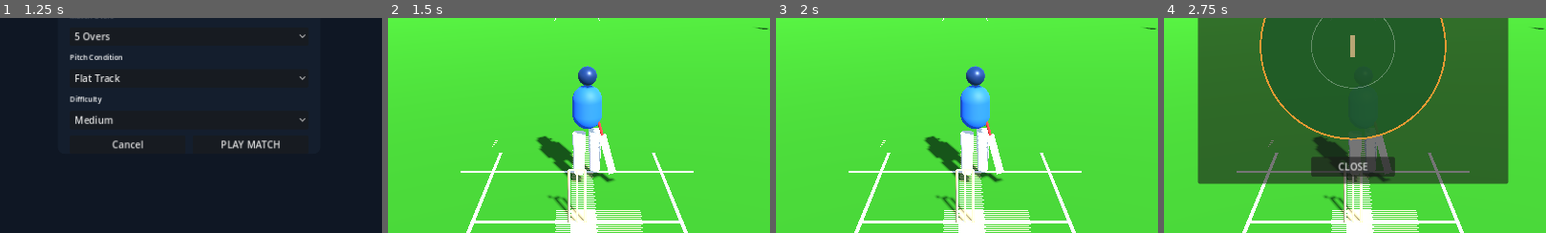
Above: before the commit, frames 1-4 (left to right).
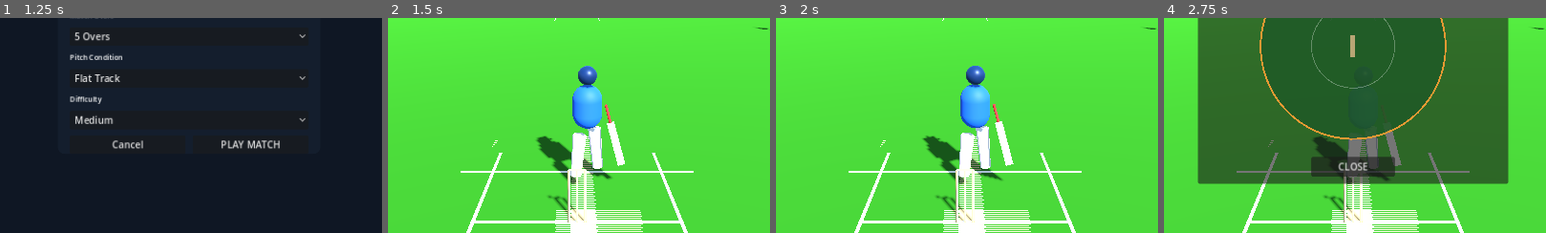
Above: after the commit, the same moments.

Repository: tomkamath-creator/cricket
Game: Godot game, scene res://scenes/main_menu.tscn
Two runs of this game, one before a commit and one after it. Both use one fixed random seed, a clock stepped at 60 frames per second and the inputs below.
Inputs:
- Up to frame 1 (1.25 s): click "QUICK MATCH" at 0.5 s
- Up to frame 2 (1.5 s): click "PLAY MATCH" at 1.25 s
- Up to frame 3 (2 s): no input
- Up to frame 4 (2.75 s): click "Wagon Wheel" at 2 s
The pictures show only the part of the screen within x 25-75%, y 48-98%; the shares and areas given below are measured in that part.

Frame 1 is identical in both runs. In frame 2, 1.8% of the frame differs, in the area x 39-62%, y 22-78%; in frame 3, 1.9%, in the area x 38-63%, y 22-78%; in frame 4, 1.0%.

Commit message:
feat: modern high-energy app logo icon and procedural batsman idle stance with bat tapping cycle

Diff:
--- a/icon.svg
+++ b/icon.svg
@@ -1,7 +1,93 @@
-<svg xmlns="http://www.w3.org/2000/svg" width="128" height="128" viewBox="0 0 128 128">
-  <rect width="128" height="128" rx="24" fill="#0c1626"/>
-  <circle cx="64" cy="64" r="44" fill="#b31217" stroke="#e02b30" stroke-width="4"/>
-  <path d="M 36,44 Q 64,64 92,84" stroke="#ffffff" stroke-width="3" stroke-dasharray="4,3" fill="none"/>
-  <path d="M 38,46 Q 66,66 94,86" stroke="#ffffff" stroke-width="3" stroke-dasharray="4,3" fill="none"/>
-  <circle cx="64" cy="64" r="5" fill="#f5f7fa"/>
+<svg xmlns="http://www.w3.org/2000/svg" width="512" height="512" viewBox="0 0 512 512">
+  <defs>
+    <!-- Background Gradient -->
+    <linearGradient id="bgGrad" x1="0%" y1="0%" x2="100%" y2="100%">
+      <stop offset="0%" stop-color="#0a1128"/>
+      <stop offset="50%" stop-color="#001f54"/>
+      <stop offset="100%" stop-color="#034078"/>
+    </linearGradient>
+
+    <!-- Golden Accent Gradient -->
+    <linearGradient id="goldGrad" x1="0%" y1="0%" x2="100%" y2="100%">
+      <stop offset="0%" stop-color="#FFE066"/>
+      <stop offset="40%" stop-color="#F2A900"/>
+      <stop offset="100%" stop-color="#D47A00"/>
+    </linearGradient>
+
+    <!-- Ball Flame Gradient -->
+    <radialGradient id="ballGrad" cx="35%" cy="35%" r="65%">
+      <stop offset="0%" stop-color="#FF5252"/>
+      <stop offset="50%" stop-color="#D32F2F"/>
+      <stop offset="100%" stop-color="#7B1113"/>
+    </radialGradient>
+
+    <!-- Electric Lightning / Seam Glow -->
+    <linearGradient id="electricGrad" x1="0%" y1="0%" x2="100%" y2="0%">
+      <stop offset="0%" stop-color="#00F0FF"/>
+      <stop offset="50%" stop-color="#7000FF"/>
+      <stop offset="100%" stop-color="#FF007A"/>
+    </linearGradient>
+
+    <!-- Filter for Glow -->
+    <filter id="neonGlow" x="-20%" y="-20%" width="140%" height="140%">
+      <feGaussianBlur stdDeviation="8" result="blur"/>
+      <feMerge>
+        <feMergeNode in="blur"/>
+        <feMergeNode in="SourceGraphic"/>
+      </feMerge>
+    </filter>
+  </defs>
+
+  <!-- App Rounded Shield Icon Frame -->
+  <rect width="512" height="512" rx="108" fill="url(#bgGrad)"/>
+  <rect x="12" y="12" width="488" height="488" rx="98" fill="none" stroke="url(#goldGrad)" stroke-width="6" opacity="0.85"/>
+
+  <!-- Stadium Floodlight Rays Behind -->
+  <path d="M 60,0 L 256,220 L 140,0 Z" fill="#ffffff" opacity="0.04"/>
+  <path d="M 452,0 L 256,220 L 372,0 Z" fill="#ffffff" opacity="0.04"/>
+  <path d="M 256,256 m -180,0 a 180,180 0 1,0 360,0 a 180,180 0 1,0 -360,0" fill="none" stroke="url(#electricGrad)" stroke-width="4" opacity="0.4" stroke-dasharray="14,10"/>
+
+  <!-- Crossed Cricket Bats in 3D Angle -->
+  <g id="bats" filter="url(#neonGlow)">
+    <!-- Left Bat -->
+    <path d="M 120,400 L 280,150 L 305,166 L 145,416 Z" fill="url(#goldGrad)"/>
+    <path d="M 292,158 L 340,82 L 354,91 L 306,167 Z" fill="#2c3e50"/>
+    <path d="M 334,92 L 346,73 L 358,81 L 346,100 Z" fill="#e74c3c"/>
+
+    <!-- Right Bat -->
+    <path d="M 392,400 L 232,150 L 207,166 L 367,416 Z" fill="url(#goldGrad)"/>
+    <path d="M 220,158 L 172,82 L 158,91 L 206,167 Z" fill="#2c3e50"/>
+    <path d="M 178,92 L 166,73 L 154,81 L 166,100 Z" fill="#e74c3c"/>
+  </g>
+
+  <!-- Electric Speed Ball in Center Forefront -->
+  <g id="cricketBall">
+    <!-- Ball Motion Blur Arc -->
+    <path d="M 150,310 A 130,130 0 0,1 360,310" fill="none" stroke="#00F0FF" stroke-width="12" stroke-linecap="round" opacity="0.65" filter="url(#neonGlow)"/>
+
+    <!-- Red Leather Cricket Ball -->
+    <circle cx="256" cy="225" r="74" fill="url(#ballGrad)" stroke="#FFE066" stroke-width="3"/>
+
+    <!-- Stitched Seam -->
+    <path d="M 205,178 Q 256,225 307,272" stroke="#FFFFFF" stroke-width="5" stroke-dasharray="7,5" fill="none"/>
+    <path d="M 209,174 Q 260,221 311,268" stroke="#FFE066" stroke-width="2" fill="none" opacity="0.8"/>
+
+    <!-- Ball Specular Highlight -->
+    <ellipse cx="230" cy="195" rx="20" ry="12" transform="rotate(-30 230 195)" fill="#FFFFFF" opacity="0.45"/>
+  </g>
+
+  <!-- High-Energy Lightning Strike -->
+  <polygon points="256,90 270,165 245,175 275,260 230,185 252,175" fill="#00F0FF" filter="url(#neonGlow)"/>
+
+  <!-- Bold Metallic Typography: CRICSTRIKE 3D -->
+  <g id="logoText">
+    <!-- Drop Shadow -->
+    <text x="256" y="445" font-family="'Impact', 'Arial Black', sans-serif" font-size="52" font-weight="900" font-style="italic" letter-spacing="3" text-anchor="middle" fill="#000000" opacity="0.75">CRICSTRIKE</text>
+    <!-- Foreground Text -->
+    <text x="256" y="440" font-family="'Impact', 'Arial Black', sans-serif" font-size="52" font-weight="900" font-style="italic" letter-spacing="3" text-anchor="middle" fill="url(#goldGrad)" stroke="#111111" stroke-width="2">CRICSTRIKE</text>
+
+    <!-- 3D Pill Badge -->
+    <rect x="206" y="458" width="100" height="34" rx="8" fill="#FF1744" stroke="#FFE066" stroke-width="2"/>
+    <text x="256" y="482" font-family="'Impact', 'Arial Black', sans-serif" font-size="22" font-weight="bold" font-style="italic" letter-spacing="4" text-anchor="middle" fill="#FFFFFF">3D</text>
+  </g>
 </svg>
--- a/scenes/batsman.tscn
+++ b/scenes/batsman.tscn
@@ -55,33 +55,40 @@
 
 [node name="Batsman" type="Node3D" node_paths=PackedStringArray("bat_node")]
 script = ExtResource("1_batting")
-bat_node = NodePath("BatPivot")
+bat_node = NodePath("Torso/RightArm/BatPivot")
 
 [node name="Torso" type="MeshInstance3D" parent="."]
 transform = Transform3D(1, 0, 0, 0, 1, 0, 0, 0, 1, 0, 1.15, 0)
 mesh = SubResource("Mesh_Torso")
 
-[node name="Head" type="MeshInstance3D" parent="."]
-transform = Transform3D(1, 0, 0, 0, 1, 0, 0, 0, 1, 0, 1.62, 0)
+[node name="Head" type="MeshInstance3D" parent="Torso"]
+transform = Transform3D(1, 0, 0, 0, 1, 0, 0, 0, 1, 0, 0.47, 0)
 mesh = SubResource("Mesh_Head")
 
+[node name="RightArm" type="Node3D" parent="Torso"]
+transform = Transform3D(0.965926, -0.258819, 0, 0.258819, 0.965926, 0, 0, 0, 1, 0.24, 0.15, 0.05)
+
+[node name="RightArmMesh" type="MeshInstance3D" parent="Torso/RightArm"]
+transform = Transform3D(1, 0, 0, 0, 1, 0, 0, 0, 1, 0, -0.22, 0)
+mesh = SubResource("Mesh_Handle")
+
+[node name="BatPivot" type="Node3D" parent="Torso/RightArm"]
+transform = Transform3D(1, 0, 0, 0, 0.965926, 0.258819, 0, -0.258819, 0.965926, 0, -0.38, 0.05)
+
+[node name="Bat" type="Node3D" parent="Torso/RightArm/BatPivot"]
+transform = Transform3D(1, 0, 0, 0, 1, 0, 0, 0, 1, 0, -0.3, 0)
+
+[node name="Blade" type="MeshInstance3D" parent="Torso/RightArm/BatPivot/Bat"]
+mesh = SubResource("Mesh_BatBlade")
+
+[node name="Handle" type="MeshInstance3D" parent="Torso/RightArm/BatPivot/Bat"]
+transform = Transform3D(1, 0, 0, 0, 1, 0, 0, 0, 1, 0, 0.42, 0)
+mesh = SubResource("Mesh_Handle")
+
 [node name="LeftLeg" type="MeshInstance3D" parent="."]
-transform = Transform3D(1, 0, 0, 0, 1, 0, 0, 0, 1, -0.12, 0.45, 0.05)
+transform = Transform3D(0.996195, 0.0871557, 0, -0.0871557, 0.996195, 0, 0, 0, 1, -0.14, 0.45, 0.12)
 mesh = SubResource("Mesh_LegPad")
 
 [node name="RightLeg" type="MeshInstance3D" parent="."]
-transform = Transform3D(1, 0, 0, 0, 1, 0, 0, 0, 1, 0.12, 0.45, -0.05)
+transform = Transform3D(0.996195, -0.0871557, 0, 0.0871557, 0.996195, 0, 0, 0, 1, 0.14, 0.45, -0.12)
 mesh = SubResource("Mesh_LegPad")
-
-[node name="BatPivot" type="Node3D" parent="."]
-transform = Transform3D(0.965926, -0.258819, 0, 0.258819, 0.965926, 0, 0, 0, 1, 0.22, 0.75, 0.1)
-
-[node name="Bat" type="Node3D" parent="BatPivot"]
-transform = Transform3D(1, 0, 0, 0, 1, 0, 0, 0, 1, 0, -0.3, 0)
-
-[node name="Blade" type="MeshInstance3D" parent="BatPivot/Bat"]
-mesh = SubResource("Mesh_BatBlade")
-
-[node name="Handle" type="MeshInstance3D" parent="BatPivot/Bat"]
-transform = Transform3D(1, 0, 0, 0, 1, 0, 0, 0, 1, 0, 0.42, 0)
-mesh = SubResource("Mesh_Handle")
--- a/scripts/batting/batting_controller.gd
+++ b/scripts/batting/batting_controller.gd
@@ -18,11 +18,14 @@
 var is_swinging: bool = false
 var strike_plane_z: float = 9.05 # Ideal contact plane along Z (near popping crease)
 
-# Procedural bat swing animation
+# Procedural bat swing & idle stance animation
 var _swing_time: float = 0.0
 var _swing_duration: float = 0.38
 var _bat_initial_rot: Vector3 = Vector3.ZERO
 var _bat_initial_pos: Vector3 = Vector3.ZERO
+var _idle_time: float = 0.0
+
+@onready var torso_node: Node3D = $Torso
 
 func _ready() -> void:
 	if bat_node:
@@ -89,6 +92,14 @@
 		get_tree().create_timer(_swing_duration).timeout.connect(func(): is_swinging = false)
 
 func _process(delta: float) -> void:
+	# Subtle natural breathing & bat tapping idle cycle (Real Cricket / WCC2 stance)
+	if not is_swinging and bat_node:
+		_idle_time += delta * 4.5
+		var bat_tap: float = sin(_idle_time) * 4.0
+		bat_node.rotation_degrees.x = _bat_initial_rot.x + bat_tap
+		if torso_node:
+			torso_node.position.y = 1.15 + (sin(_idle_time * 0.5) * 0.012)
+
 	# Keyboard / Desktop fallback controls for testing
 	if Input.is_action_just_pressed("shot_grounded"):
 		trigger_shot(GameConstants.ShotElevation.GROUNDED)
